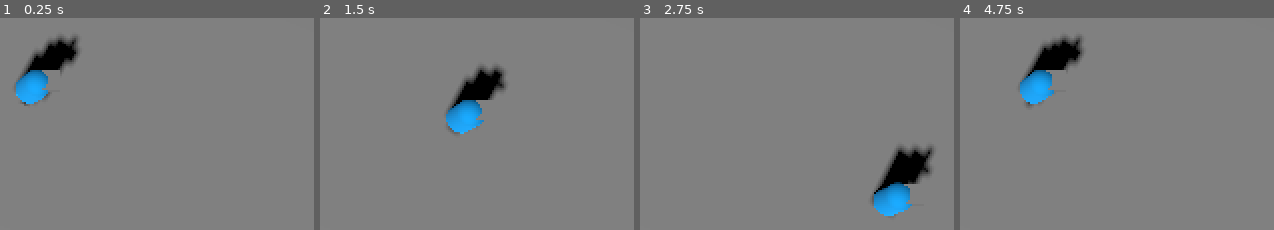
Above: before the commit, frames 1-4 (left to right).
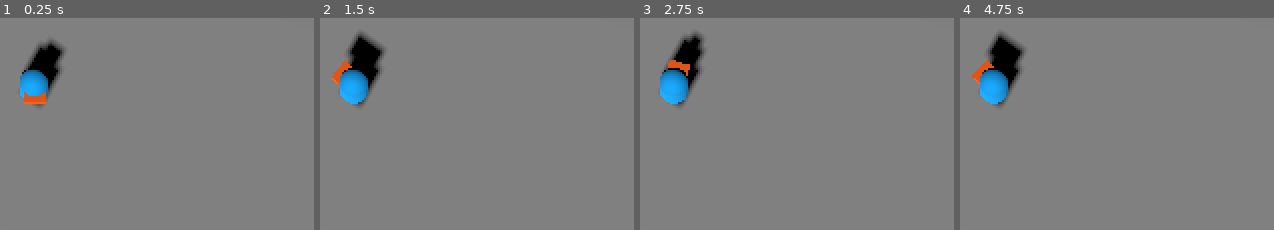
Above: after the commit, the same moments.

Repository: LeHoovy/RTS
Game: Godot game, scene res://Game.tscn
The game is run twice, just before and just after one commit, with the same random seed, the same clock (stepped at 60 frames per second) and the same inputs.
Inputs (mouse positions are in pixels of both pictures, inside the frame that each line leads up to):
- Up to frame 1 (0.25 s): no input
- Up to frame 2 (1.5 s): tap Enter at 0.5 s; move the mouse to (outside the picture) at 0.52 s; hold Right (ui_right) 0.53-1.28 s; right-click (outside the picture) at 0.6 s; move the mouse to (outside the picture) at 1.27 s; hold Down (ui_down) from 1.28 s (still down); right-click (outside the picture) at 1.35 s
- Up to frame 3 (2.75 s): move the mouse to (outside the picture) at 2.02 s; release Down (ui_down) at 2.03 s; hold Right (ui_right) from 2.03 s (still down); right-click (outside the picture) at 2.1 s
- Up to frame 4 (4.75 s): move the mouse to (outside the picture) at 2.77 s; release Right (ui_right) at 2.78 s; hold Up (ui_up) 2.78-3.53 s; right-click (outside the picture) at 2.85 s; move the mouse to (outside the picture) at 3.52 s; hold Left (ui_left) from 3.53 s (still down); right-click (outside the picture) at 3.6 s; move the mouse to (outside the picture) at 4.27 s; right-click (outside the picture) at 4.35 s

The runs differ from the first frame. In frame 1, 2.1% of the frame differs, in the area x 5-26%, y 8-42%; in frame 2, 6.7%; in frame 3, 6.9%, in the area x 6-94%, y 6-94%; in frame 4, 6.8%.
Error before the commit: Parse Error: Expected closing ")" after call arguments. (res://Game.gd:17)

Commit message:
Updating unit movement

Diff:
--- a/GAME/Game.gd
+++ /dev/null
@@ -1,19 +0,0 @@
-extends Node3D
-
-var rayOrigin = Vector3()
-var rayTarget = Vector3()
-
-func _physics_process(delta):
-
-	var mousePos = get_viewport().get_mouse_position()
-#	print("Mouse Position: ", mousePos)
-
-	rayOrigin = $Camera3D.project_ray_origin(mousePos)
-#	print("rayOrigin: ", rayOrigin)
-	rayTarget = rayOrigin + $Camera3D.project_ray_normal(mousePos) * 2000
-
-
-	var spaceState = get_world_3d().direct_space_state
-	var parameters = PhysicsRayQueryParameters3D.create(from:rayOrigin,to:rayTarget)
-
-	var intersect = spaceState.intersect_ray(parameters)
--- a/GAME/Game.tscn
+++ b/GAME/Game.tscn
@@ -1,7 +1,6 @@
-[gd_scene load_steps=7 format=3 uid="uid://vlrx5i75og6o"]
+[gd_scene load_steps=7 format=3 uid="uid://dl8opt3qxgbdn"]
 
-[ext_resource type="Script" path="res://UnitMove.gd" id="1"]
-[ext_resource type="Script" path="res://Game.gd" id="1_xnqlr"]
+[ext_resource type="Script" path="res://Units/UnitMove.gd" id="1_pla0c"]
 
 [sub_resource type="CapsuleShape3D" id="CapsuleShape3D_nbl0s"]
 
@@ -10,14 +9,16 @@
 [sub_resource type="StandardMaterial3D" id="StandardMaterial3D_g4xtx"]
 albedo_color = Color(0, 0.662745, 1, 1)
 
-[sub_resource type="BoxMesh" id="BoxMesh_qsluq"]
+[sub_resource type="BoxMesh" id="BoxMesh_470cd"]
+
+[sub_resource type="StandardMaterial3D" id="StandardMaterial3D_oc60a"]
+albedo_color = Color(1, 0.372549, 0, 1)
 
 [node name="Map" type="Node3D"]
-script = ExtResource("1_xnqlr")
+script = ExtResource("1_pla0c")
 
 [node name="Unit" type="CharacterBody3D" parent="."]
 transform = Transform3D(1, 0, 0, 0, 1, 0, 0, 0, 1, -0.108059, 2.04218, -5.18581)
-script = ExtResource("1")
 metadata/_edit_group_ = true
 
 [node name="CollisionShape3D" type="CollisionShape3D" parent="Unit"]
@@ -25,17 +26,14 @@
 shape = SubResource("CapsuleShape3D_nbl0s")
 
 [node name="MeshInstance3D" type="MeshInstance3D" parent="Unit"]
-transform = Transform3D(0.964833, -0.262863, -2.74512e-15, 0.262863, 0.964833, 1.02986e-14, 3.88578e-16, -7.10543e-15, 1, 0, -0.0065881, 0)
+transform = Transform3D(0.999991, -0.00418903, 1.38909e-17, 0.00418903, 0.999991, 1.06582e-14, 3.88578e-16, -7.10543e-15, 1, 0, -0.00658798, 0)
 mesh = SubResource("1")
 surface_material_override/0 = SubResource("StandardMaterial3D_g4xtx")
 
 [node name="MeshInstance3D2" type="MeshInstance3D" parent="Unit"]
-transform = Transform3D(0.823041, 0, 0, 0, 0.216469, 0, 0, 0, 0.63875, -0.454875, 0.746327, 0)
-mesh = SubResource("BoxMesh_qsluq")
-
-[node name="Terrain" type="CSGBox3D" parent="."]
-transform = Transform3D(1, 0, 0, 0, 1, 0, 0, 0, 1, 0, -0.913052, 0)
-size = Vector3(124, 3.2321, 54)
+transform = Transform3D(0.720099, 0, 0, 0, 0.223172, 0, 0, 0, 0.595758, 0, 0.483473, -0.4)
+mesh = SubResource("BoxMesh_470cd")
+surface_material_override/0 = SubResource("StandardMaterial3D_oc60a")
 
 [node name="DirectionalLight3D" type="DirectionalLight3D" parent="."]
 transform = Transform3D(0.866025, 0.433013, 0.25, 0.12941, -0.677077, 0.724444, 0.482963, -0.595035, -0.642402, 0, 7, -6)
@@ -44,3 +42,10 @@
 [node name="Camera3D" type="Camera3D" parent="."]
 transform = Transform3D(-1, 8.74228e-08, -1.96331e-15, 3.19539e-08, 0.36551, 0.930807, 8.13737e-08, 0.930807, -0.36551, 0, 62.7081, -18.3169)
 fov = 27.8
+
+[node name="Map" type="StaticBody3D" parent="."]
+
+[node name="Terrain01" type="CSGBox3D" parent="Map"]
+transform = Transform3D(1, 0, 0, 0, 1, 0, 0, 0, 1, 0, -0.913052, 0)
+use_collision = true
+size = Vector3(124, 3.2321, 54)
--- a/GAME/UnitMove.gd
+++ /dev/null
@@ -1,37 +0,0 @@
-extends CharacterBody3D
-
-var speed = 5
-
-
-# Declare member variables here. Examples:
-# var a = 2
-# var b = "text"
-
-
-
-
-func _process(delta):
-
-	velocity = Vector3()
-
-	if Input.is_action_pressed("ui_right"):
-		velocity.x -= 5 * delta
-	if Input.is_action_pressed("ui_left"):
-		velocity.x += 5 * delta
-	if Input.is_action_pressed("ui_up"):
-		velocity.z += 5 * delta
-	if Input.is_action_pressed("ui_down"):
-		velocity.z -= 5 * delta
-
-	velocity = velocity.normalized() * speed
-
-	set_velocity(velocity)
-	move_and_slide()
-#	if Input.is_action_just_pressed("ui_right"):
-#		velocity.x += 1
-#	if Input.is_action_just_pressed("ui_left"):
-#		velocity.x += 1
-#	if Input.is_action_just_pressed("ui_up"):
-#		velocity.x += 1
-#	if Input.is_action_just_pressed("ui_down"):
-#		velocity.x += 1
--- /dev/null
+++ b/GAME/Units/UnitMove.gd
@@ -0,0 +1,24 @@
+extends Node3D
+
+var rayOrigin = Vector3()
+var rayTarget = Vector3()
+
+func _process(delta):
+
+	var mousePos = get_viewport().get_mouse_position()
+#	print("Mouse Position: ", mousePos)
+
+	var rayOrigin = $Camera3D.project_ray_origin(mousePos)
+#	print("rayOrigin: ", rayOrigin)
+	rayTarget = rayOrigin + $Camera3D.project_ray_normal(mousePos) * 2000
+
+	var spaceState = get_world_3d().direct_space_state
+	var parameters = PhysicsRayQueryParameters3D.create(rayOrigin, rayTarget)
+	var intersect = spaceState.intersect_ray(parameters)
+
+	if Input.is_action_just_pressed("MB2"):
+		if not intersect.is_empty():
+			print("NOT EMPTY!")
+			var pos = intersect.position
+			var lookAtTarget = Vector3(pos.x, $Unit.position.y, pos.z)
+			$Unit.look_at(lookAtTarget, Vector3.UP )
--- a/GAME/project.godot
+++ b/GAME/project.godot
@@ -19,6 +19,14 @@
 
 common/drop_mouse_on_gui_input_disabled=true
 
+[input]
+
+MB2={
+"deadzone": 0.5,
+"events": [Object(InputEventMouseButton,"resource_local_to_scene":false,"resource_name":"","device":-1,"window_id":0,"alt_pressed":false,"shift_pressed":false,"ctrl_pressed":false,"meta_pressed":false,"button_mask":2,"position":Vector2(181, 15),"global_position":Vector2(185, 58),"factor":1.0,"button_index":2,"pressed":true,"double_click":false,"script":null)
+]
+}
+
 [physics]
 
 common/enable_pause_aware_picking=true
Not shown: 1 places in GAME/default_env.tres that only renumber resources
